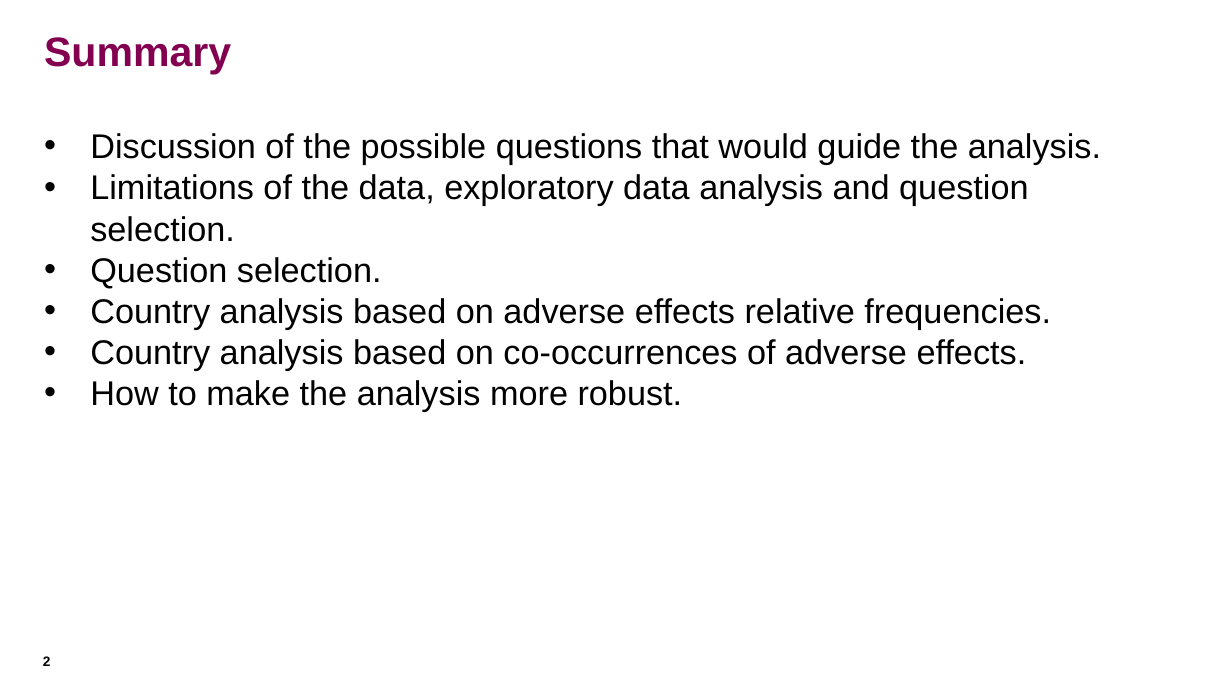
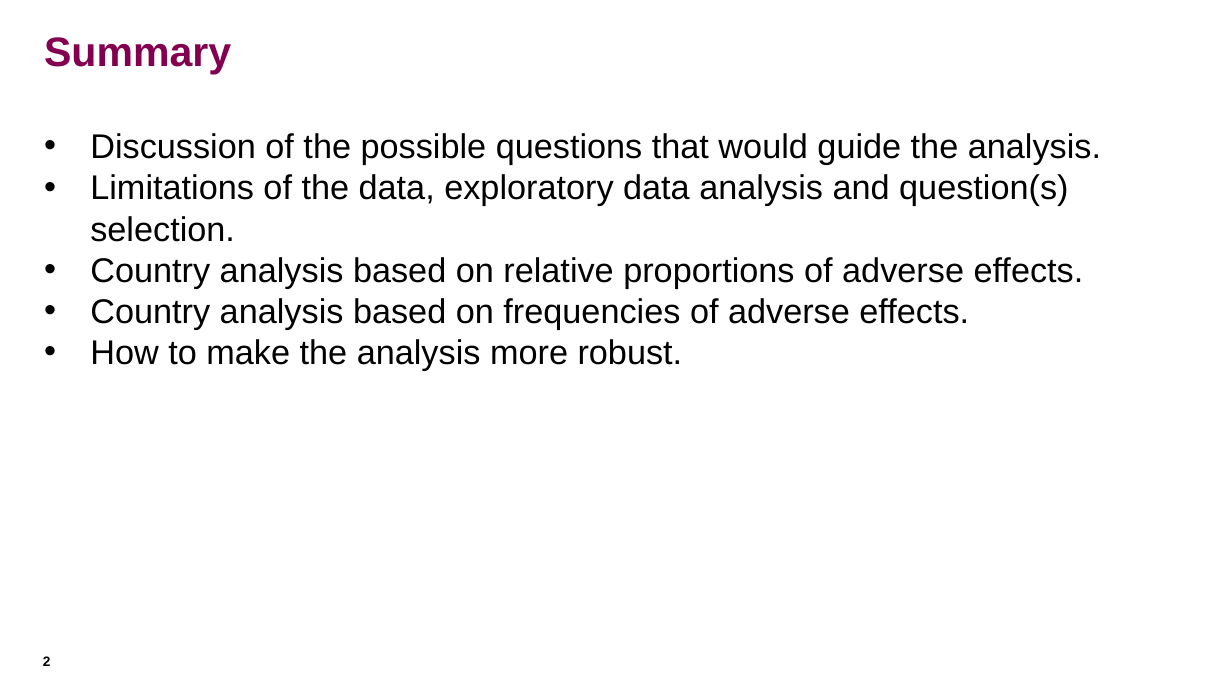
Before and after one commit to SalazarDomingo/FDA-Drug-Adverse-Effects-Analysis, a slide deck: slide 2 of FDA_DrugAdverseEffectsAnalysis.pptx. Drawn at 1232x693 pixels with LibreOffice and Linux fonts; fonts in the diff are those of the drawing. Boxes give left, top, right and bottom in pixels: in the first picture for what was removed or moved away, otherwise in the second. Text is boxed around its words. In the diff, an @@ line names an element or a change of style, - is before the commit and + after.

```diff
--- a/FDA_DrugAdverseEffectsAnalysis.pptx
+++ b/FDA_DrugAdverseEffectsAnalysis.pptx
@@ text at <box>90,174,1084,329</box>: text changed @@
-• Limitations of the data, exploratory data analysis and question selection.
-• Question selection.
-• Country analysis based on adverse effects relative frequencies.
-• Country analysis based on co-occurrences of adverse effects.
+• Limitations of the data, exploratory data analysis and question(s) selection.
+• Country analysis based on relative proportions of adverse effects.
+• Country analysis based on frequencies of adverse effects.
```
Also in this commit, not shown: 14 other slides changed, 16 slides added, 13 slides removed.
